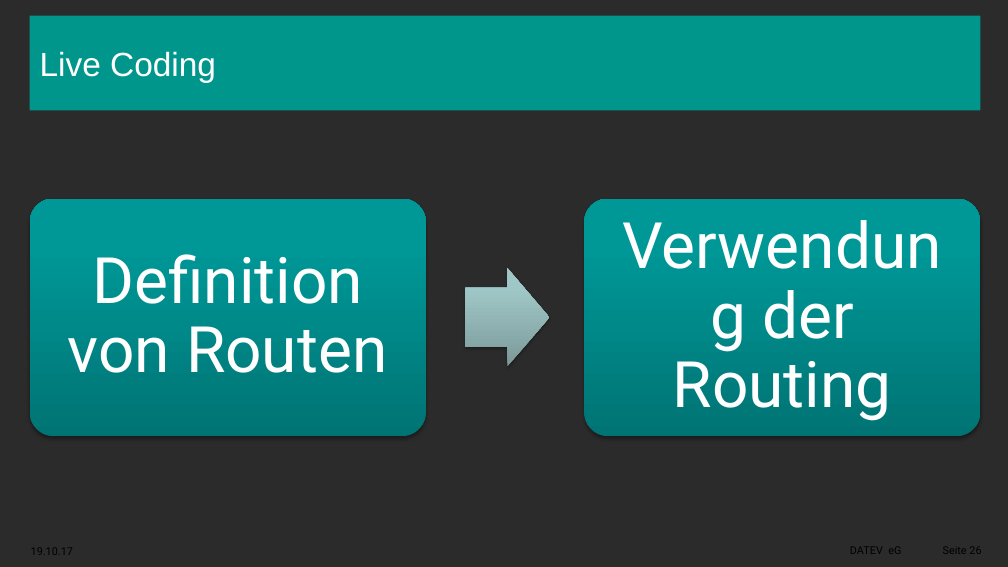
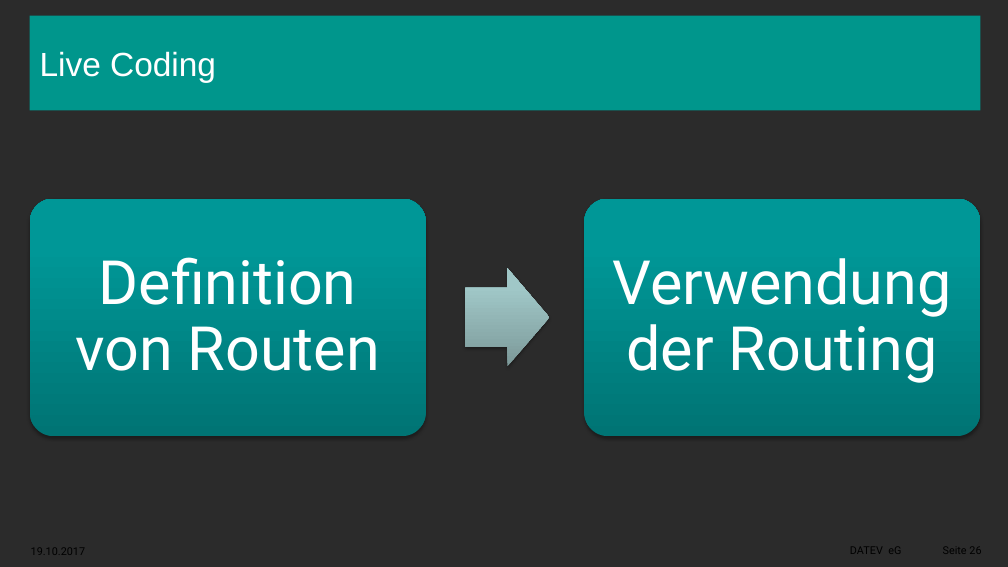
Before and after one commit to aawada78/angular-workshop, a slide deck: slide 26 of docs/Angular-Workshop-20.10.pptx. Drawn at 1008x567 pixels with LibreOffice and Linux fonts; fonts in the diff are those of the drawing; background and template pictures are left out; a plain dark background stands for a picture behind light text. Boxes give left, top, right and bottom in pixels: in the first picture for what was removed or moved away, otherwise in the second. Text is boxed around its words. In the diff, an @@ line names an element or a change of style, - is before the commit and + after.

```diff
--- a/docs/Angular-Workshop-20.10.pptx
+++ b/docs/Angular-Workshop-20.10.pptx
@@ text "Definition von Routen" at <box>75,257,380,371</box>: size 65 to 62 pt; less space between paragraphs @@
@@ text "Verwendung der Routing" at <box>613,258,952,383</box>: size 65 to 62 pt; less space between paragraphs @@
@@ text at <box>31,549,85,555</box>: text changed @@
-19.10.17
+19.10.2017
```
Also in this commit, not shown: 25 other slides changed, 1 slide added.
